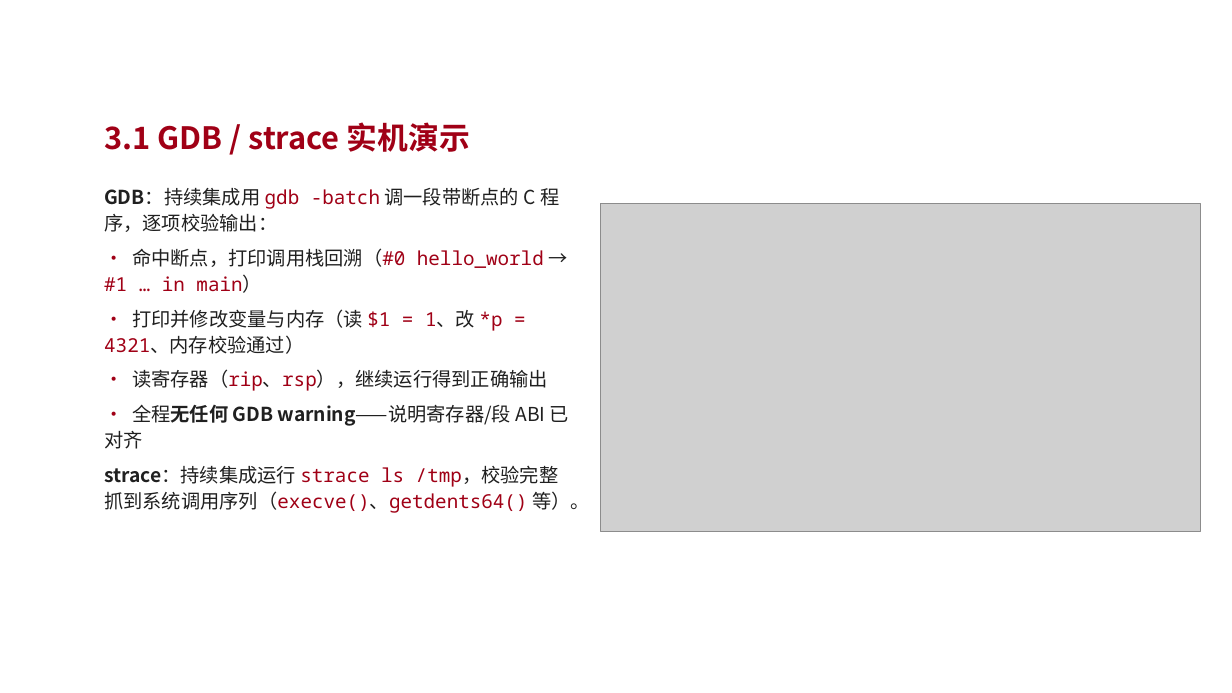
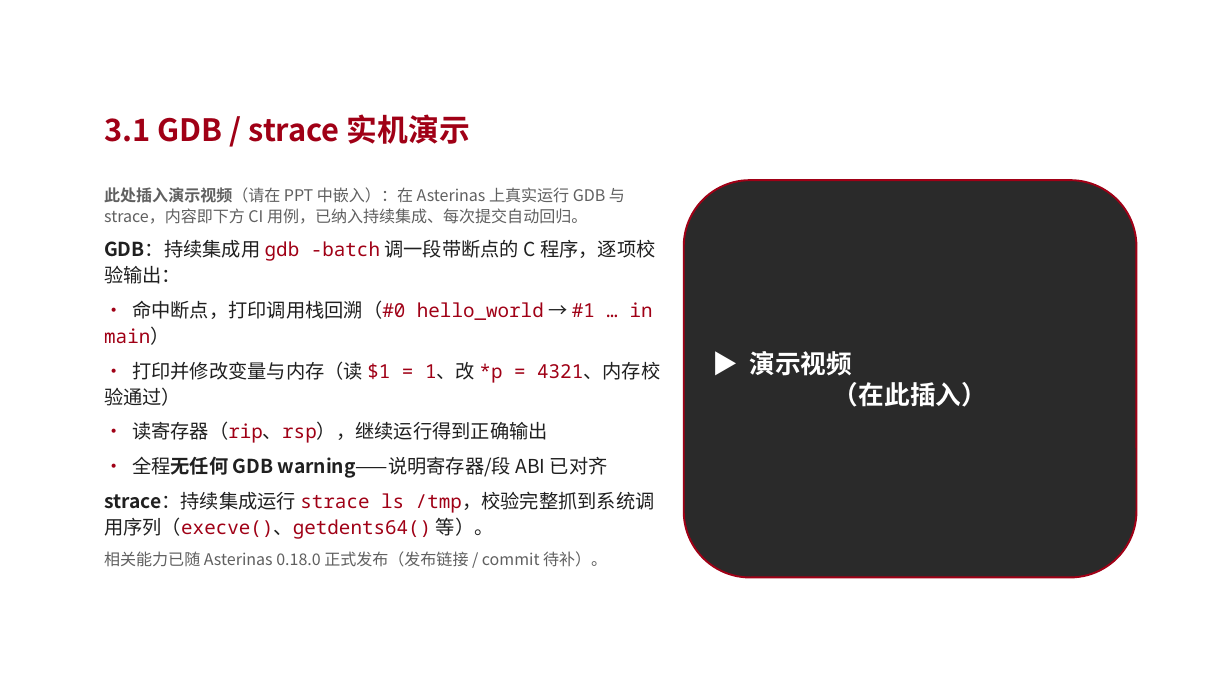
Before and after one commit to vvvvsv/asterinas, a slide deck: slide 17 of research_practice/答辩-科研实践.pptx (slide 16 before the commit). Drawn at 1232x693 pixels with LibreOffice and Linux fonts; fonts in the diff are those of the drawing; grey boxes stand for pictures; background and template pictures are left out. Boxes give left, top, right and bottom in pixels: in the first picture for what was removed or moved away, otherwise in the second. Text is boxed around its words. In the diff, an @@ line names an element or a change of style, - is before the commit and + after.

```diff
--- a/research_practice/答辩-科研实践.pptx
+++ b/research_practice/答辩-科研实践.pptx
@@ text "3.1 GDB / strace 实机演示": place and size @@
-text "3.1 GDB / strace 实机演示" at [104,122,470,152]
+text "3.1 GDB / strace 实机演示" at [104,114,470,144]
@@ text at [104,187,625,224]: paragraph added @@
+此处插入演示视频（请在 PPT 中嵌入）：在 Asterinas 上真实运行 GDB 与 strace，内容即下方 CI 用例，已纳入持续集成、每次提交自动回归。
@@ picture removed at [601,204,1202,531] @@
@@ rounded rectangle added at [684,180,1137,578], fill #2A2A2A, outline #A00016 1.5 pt, 20 pt, text #FFFFFF, bold @@
+▶ 演示视频
+（在此插入）
@@ text at [104,551,607,567]: paragraph added @@
+相关能力已随 Asterinas 0.18.0 正式发布（发布链接 / commit 待补）。
```
Also in this commit, not shown: 16 other slides changed, 3 slides added, 2 slides removed, 7 other files.
